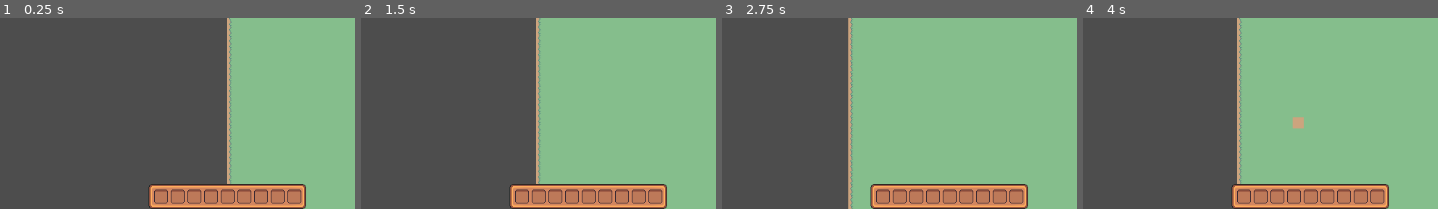
Above: before the commit, frames 1-4 (left to right).
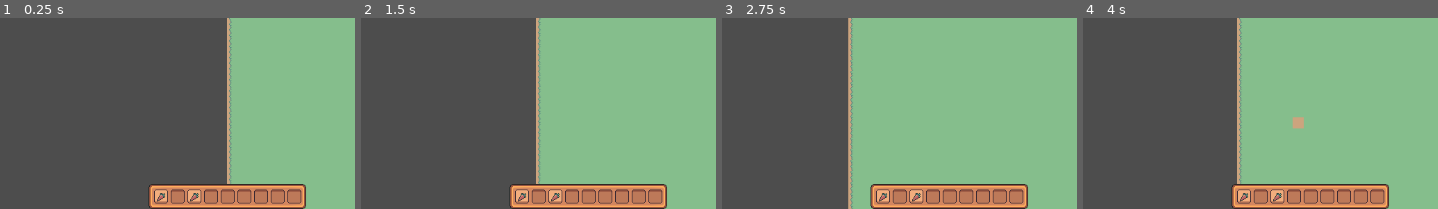
Above: after the commit, the same moments.

Repository: LaClimSx/Back-to-the-roots
Game: Godot game, scene res://Scenes/world.tscn
Same seed, same stepped clock (60 frames per second), same inputs: the game is played once before the commit and once after it.
Inputs (mouse positions are % of the whole screen's width and height, from its top left):
- Up to frame 1 (0.25 s): no input
- Up to frame 2 (1.5 s): tap Enter at 0.5 s; move the mouse to (68, 35) at 0.52 s; hold Right (move_right) 0.53-1.28 s; right-click (68, 35) at 0.6 s; move the mouse to (21, 47) at 1.27 s; hold Down (move_down) from 1.28 s (still down); right-click (21, 47) at 1.35 s
- Up to frame 3 (2.75 s): move the mouse to (55, 15) at 2.02 s; release Down (move_down) at 2.03 s; hold Right (move_right) from 2.03 s (still down); right-click (55, 15) at 2.1 s
- Up to frame 4 (4 s): move the mouse to (38, 65) at 2.77 s; release Right (move_right) at 2.78 s; hold Up (move_up) 2.78-3.53 s; right-click (38, 65) at 2.85 s; move the mouse to (77, 59) at 3.52 s; hold Left (move_left) from 3.53 s (still down); right-click (77, 59) at 3.6 s
The pictures show only the part of the screen within x 12-62%, y 50-100%; the shares and areas given below are measured in that part.

The runs differ from the first frame. In frame 1, 0.4% of the frame differs, in the area x 43-57%, y 90-97%; in frame 2, 0.4%; in frame 3, 0.4%; in frame 4, 0.4%.

Commit message:
feat: inventory continues

Diff:
--- /dev/null
+++ b/Inventory/Items/carrot.tres
@@ -0,0 +1,9 @@
+[gd_resource type="Resource" script_class="Item" load_steps=3 format=3 uid="uid://cwhad3h02d6cl"]
+
+[ext_resource type="Script" path="res://Inventory/item.gd" id="1_6s608"]
+[ext_resource type="Texture2D" uid="uid://coxopis6iuqbk" path="res://Assets/Items/carrot.png" id="2_2viwx"]
+
+[resource]
+script = ExtResource("1_6s608")
+name = "carrot"
+texture = ExtResource("2_2viwx")
--- a/Scripts/inventory.gd
+++ b/Inventory/inventory.gd
@@ -2,4 +2,4 @@
 
 class_name Inventory
 
-@export var items:Array
+@export var items:Array[Item]
--- /dev/null
+++ b/Inventory/inventory_gui.gd
@@ -0,0 +1,20 @@
+extends Control
+
+var isOpen: bool = true
+@onready var inventory : Inventory = preload("res://Inventory/player_inventory.tres")
+@onready var slots: Array = $NinePatchRect/GridContainer.get_children()
+
+func _ready():
+	update()
+
+func update():
+	for i in range(min(inventory.items.size(),slots.size())):
+		slots[i].update(inventory.items[i])
+
+func open():
+	visible = true
+	isOpen = true
+
+func close():
+	visible = false
+	isOpen = false
--- /dev/null
+++ b/Inventory/player_inventory.tres
@@ -0,0 +1,9 @@
+[gd_resource type="Resource" script_class="Inventory" load_steps=4 format=3 uid="uid://ctfhbwocw3s3j"]
+
+[ext_resource type="Script" path="res://Inventory/item.gd" id="1_1sogu"]
+[ext_resource type="Resource" uid="uid://cwhad3h02d6cl" path="res://Inventory/Items/carrot.tres" id="2_vim4j"]
+[ext_resource type="Script" path="res://Inventory/inventory.gd" id="3_7py5c"]
+
+[resource]
+script = ExtResource("3_7py5c")
+items = Array[ExtResource("1_1sogu")]([ExtResource("2_vim4j"), null, ExtResource("2_vim4j")])
--- /dev/null
+++ b/Inventory/slot.gd
@@ -0,0 +1,22 @@
+extends Panel
+
+@onready var backgroundSprite: Sprite2D = $Background
+@onready var itemSprite: Sprite2D = $CenterContainer/Panel/Item
+
+func update(item: Item):
+	if !item:
+		backgroundSprite.frame = 0
+		itemSprite.visible = false
+	else:
+		backgroundSprite.frame = 1
+		itemSprite.visible = true
+		itemSprite.texture = item.texture
+
+# Called when the node enters the scene tree for the first time.
+func _ready():
+	pass # Replace with function body.
+
+
+# Called every frame. 'delta' is the elapsed time since the previous frame.
+func _process(delta):
+	pass
--- a/Scenes/inventory_gui.tscn
+++ b/Scenes/inventory_gui.tscn
@@ -1,6 +1,6 @@
 [gd_scene load_steps=4 format=3 uid="uid://btquhh5o6ewuu"]
 
-[ext_resource type="Script" path="res://Scripts/inventory_gui.gd" id="1_7bajx"]
+[ext_resource type="Script" path="res://Inventory/inventory_gui.gd" id="1_7bajx"]
 [ext_resource type="Texture2D" uid="uid://bbcrxuaclgkar" path="res://Assets/Tiles/InventoryRect.png" id="1_go0nn"]
 [ext_resource type="PackedScene" uid="uid://cebv80lsj58ew" path="res://Scenes/slot.tscn" id="2_f871n"]
 
--- a/Scenes/slot.tscn
+++ b/Scenes/slot.tscn
@@ -1,5 +1,6 @@
-[gd_scene load_steps=2 format=3 uid="uid://cebv80lsj58ew"]
+[gd_scene load_steps=3 format=3 uid="uid://cebv80lsj58ew"]
 
+[ext_resource type="Script" path="res://Inventory/slot.gd" id="1_1g3sw"]
 [ext_resource type="Texture2D" uid="uid://gsprd8lb0p7u" path="res://Assets/Tiles/inventorySlot.png" id="1_f7d3j"]
 
 [node name="Slot" type="Panel"]
@@ -7,8 +8,20 @@
 custom_minimum_size = Vector2(20, 20)
 offset_right = 20.0
 offset_bottom = 20.0
+script = ExtResource("1_1g3sw")
 
-[node name="Sprite2D" type="Sprite2D" parent="."]
+[node name="Background" type="Sprite2D" parent="."]
 texture = ExtResource("1_f7d3j")
 centered = false
 vframes = 2
+
+[node name="CenterContainer" type="CenterContainer" parent="."]
+custom_minimum_size = Vector2(20, 20)
+layout_mode = 0
+offset_right = 20.0
+offset_bottom = 20.0
+
+[node name="Panel" type="Panel" parent="CenterContainer"]
+layout_mode = 2
+
+[node name="Item" type="Sprite2D" parent="CenterContainer/Panel"]
--- a/Scripts/inventory_gui.gd
+++ /dev/null
@@ -1,14 +0,0 @@
-extends Control
-
-var isOpen: bool = true
-
-func _ready():
-	pass
-
-func open():
-	visible = true
-	isOpen = true
-
-func close():
-	visible = false
-	isOpen = false
--- a/Scripts/player.gd
+++ b/Scripts/player.gd
@@ -3,6 +3,8 @@
 @export var speed = 100
 var screen_size
 var last_dir = Vector2(0,0)
+
+@export var inventory : Inventory
 
 # Called when the node enters the scene tree for the first time.
 func _ready() -> void:
Binary file added: Assets/Items/carrot.png
Not shown, added: Assets/Items/carrot.png.import
Renamed: Scripts/item.gd -> Inventory/item.gd
